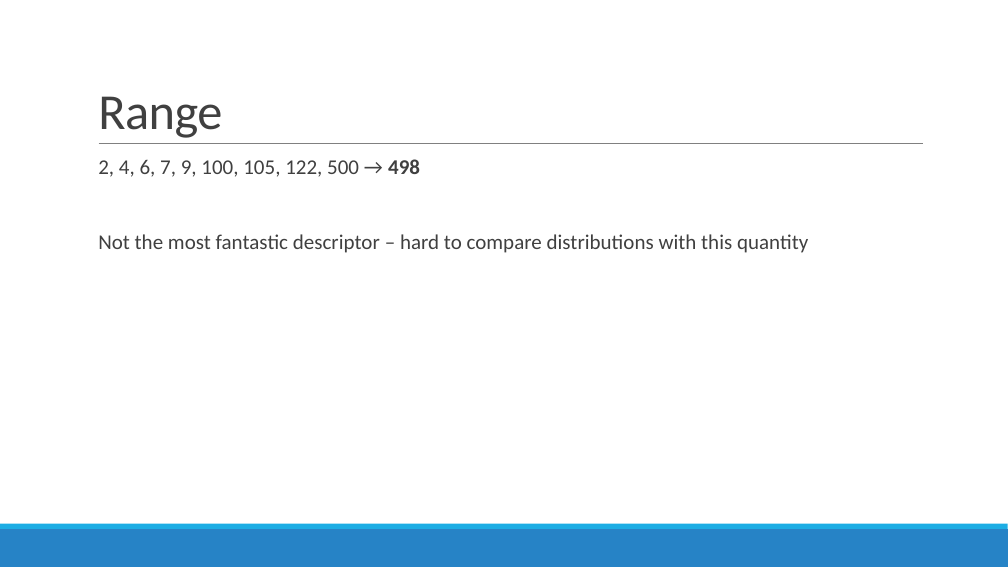
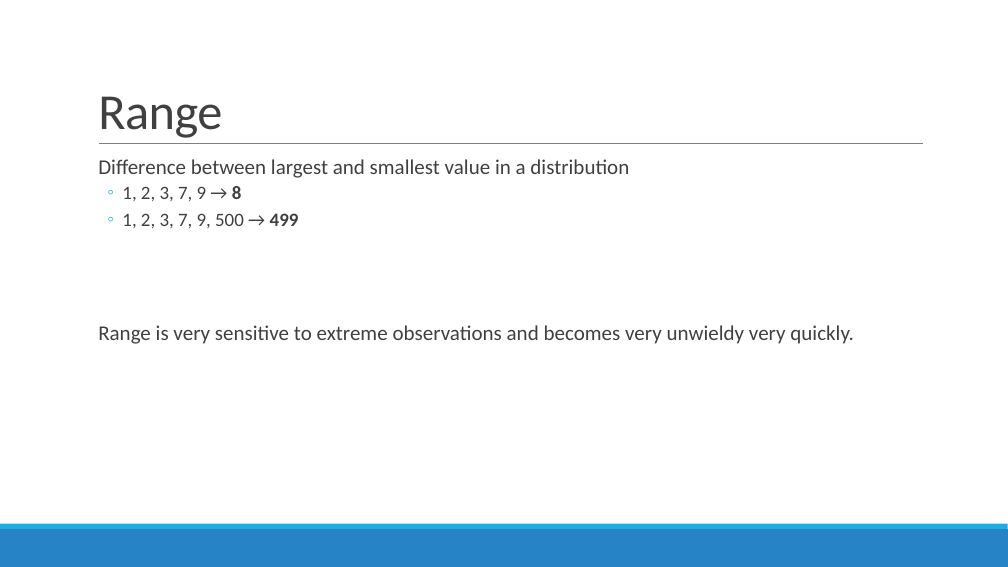
Before and after one commit to sjspielman/bio5312_fall2017, a slide deck: slide 18 of slides/day1_descriptive_and_summary.pptx. Drawn at 1008x567 pixels with LibreOffice and Linux fonts; fonts in the diff are those of the drawing. Boxes give left, top, right and bottom in pixels: in the first picture for what was removed or moved away, otherwise in the second. Text is boxed around its words. In the diff, an @@ line names an element or a change of style, - is before the commit and + after.

```diff
--- a/slides/day1_descriptive_and_summary.pptx
+++ b/slides/day1_descriptive_and_summary.pptx
@@ text at bbox=[98, 159, 854, 344]: text changed @@
-  2, 4, 6, 7, 9, 100, 105, 122, 500 → 498
-  Not the most fantastic descriptor – hard to compare distributions with this quantity
+  Difference between largest and smallest value in a distribution
+  ◦ 1, 2, 3, 7, 9 → 8
+  ◦ 1, 2, 3, 7, 9, 500 → 499
+  Range is very sensitive to extreme observations and becomes very unwieldy very quickly.
```
Also in this commit, not shown: 2 other slides changed, 2 slides added, 9 other files.
